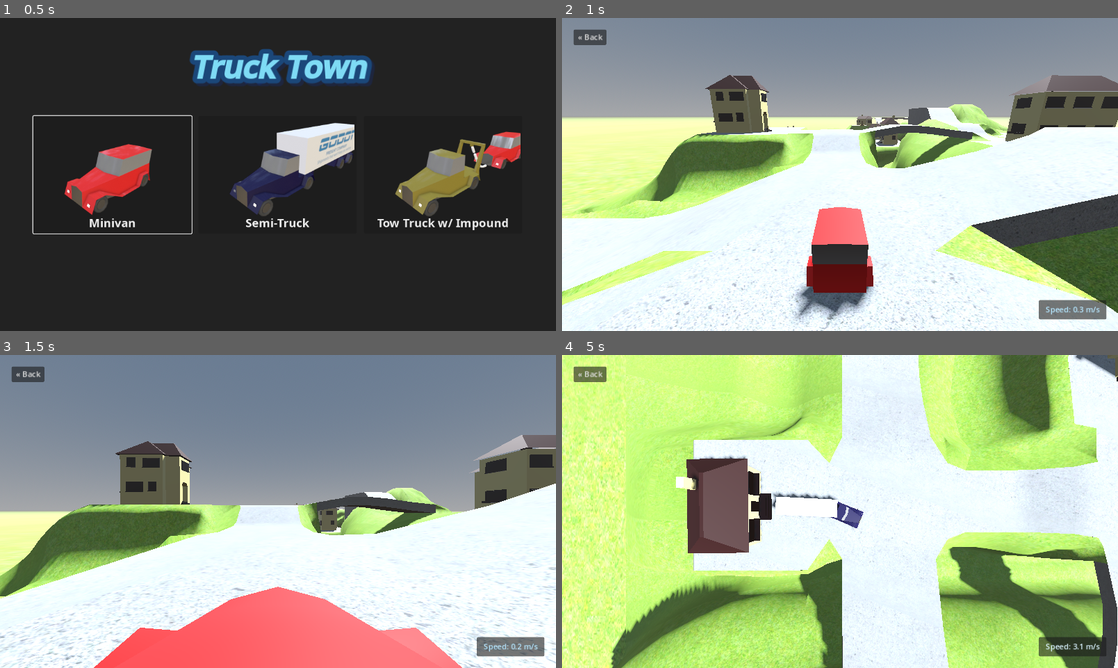
Above: before the commit, frames 1-4 (two rows, left to right).
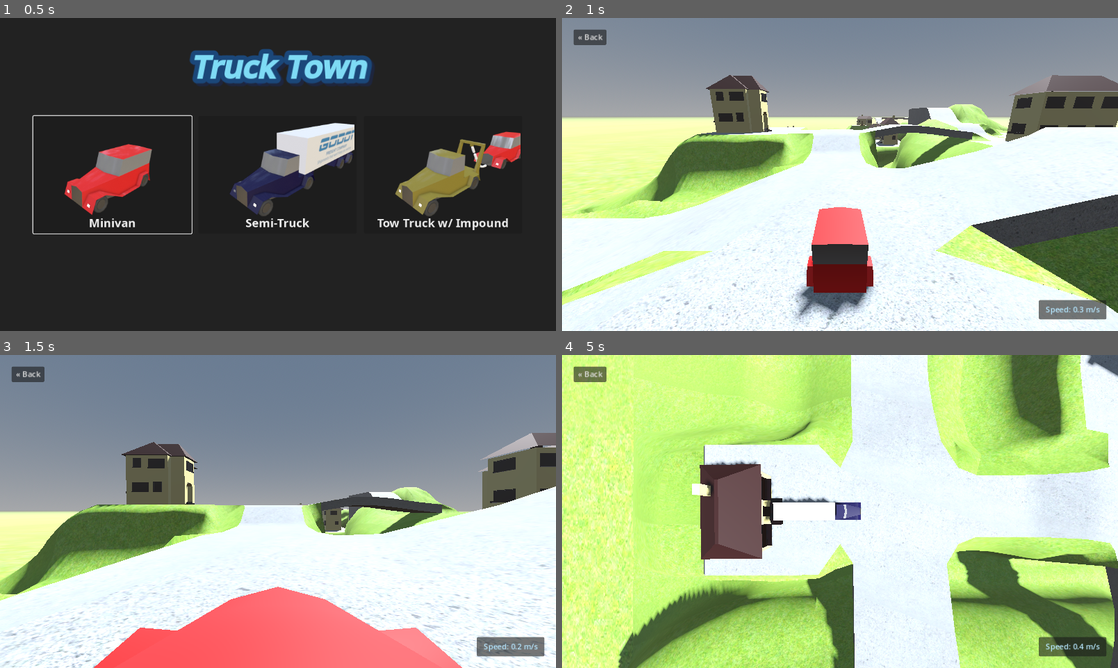
Above: after the commit, the same moments.

Repository: diganta121/mpu-racing-wheel
Game: Godot game, scene res://car_select/car_select.tscn
Two runs of this game, one before a commit and one after it. Both use one fixed random seed, a clock stepped at 60 frames per second and the inputs below.
Inputs (mouse positions are in pixels of both pictures, inside the frame that each line leads up to):
- Up to frame 1 (0.5 s): no input
- Up to frame 2 (1 s): click (673, 174) at 0.5 s
- Up to frame 3 (1.5 s): move the mouse to (400, 495) at 1.27 s; hold D (turn_right) from 1.28 s (still down); hold C (cycle_camera) from 1.28 s (still down)
- Up to frame 4 (5 s): move the mouse to (728, 527) at 2.02 s; release D (turn_right) at 2.03 s; release C (cycle_camera) at 2.03 s; hold Escape (back) 2.03-2.75 s; tap C (cycle_camera) at 2.1, 4.35 s; click (840, 511) at 2.75 s; move the mouse to (895, 442) at 3.52 s; hold D (turn_right) 3.53-4.28 s; hold C (cycle_camera) 3.53-4.28 s; move the mouse to (812, 574) at 4.27 s; hold W (accelerate) from 4.28 s (still down)

Frame 1 is identical in both runs. In frame 2, 0.1% of the frame differs, in the area x 0-100%, y 18-93%; in frame 3, 7.2%; in frame 4, 28%, in the area x 0-100%, y 0-100%.
Error after the commit: Parse Error: Used space character for indentation instead of tab as used before in the file. (res://vehicles/vehicle.gd:31)

Commit message:
Update vehicle.gd

Diff:
--- a/Game/vehicles/vehicle.gd
+++ b/Game/vehicles/vehicle.gd
@@ -10,8 +10,8 @@
 var _steer_target := 0.0
 
 @onready var desired_engine_pitch: float = $EngineSound.pitch_scale
-const mmin = 400
-const mmax = -400
+const mmin = 100
+const mmax = 700
 const mmid = 1080/2
 func Mouse_steering():
 	var mpos = get_viewport().get_mouse_position().x
@@ -19,11 +19,23 @@
 	print(diff)
 	if diff < mmin:
 		return -1
-	elif  diff > mmax:
+	elif  diff > mmax:#left
 		return 1
 	else:
 		return 0
 	#print(diff)
+
+const d = [[1,-1],[-mmax,mmax]]
+func Mouse_steeringV2():
+	var diff :float = mmid - get_viewport().get_mouse_position().x
+	print(diff)
+    var op :float = d[0][1] + (x - d[0][0]) * ((d[1][1] - d[0][1])/(d[1][0] - d[0][0]))
+	if abs(diff) > mmin:
+		return op
+	else:
+		return 0
+
+
 
 func _physics_process(delta: float) -> void:
 	# =======================================================
